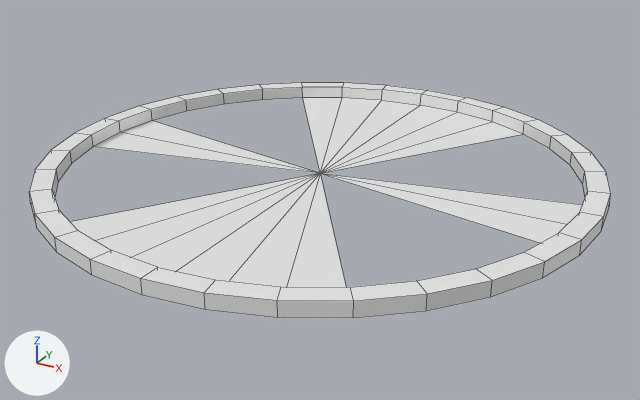
Before and after pictures for a commit that changed the OBJ model UnityProj/Assets/Env/taizi.obj.
Rendered twice from a 50 mm camera at (1435.0, -2609.0, 1200.0) aimed at (23.0, -42.0, -84.0). Lighting does not change. The marker at lower left points along +X, +Y and +Z. Mesh edges are drawn as thin lines. Where no turn or scale is listed for an object, it has been applied to the vertices. Vertices at the same position are counted once.

The older version as bpy lines, for what is in view:
```python
me_圆环 = bpy.data.meshes.new('圆环')
me_圆环.from_pydata(...)  # 133 vertices, 112 faces; spans x -1000.0..1000.0, y -1000.0..1000.0, z 0.0..50.0
ob_圆环 = bpy.data.objects.new('圆环', me_圆环)
ob_圆环.location = (0.0, 0.0, 0.0)
```
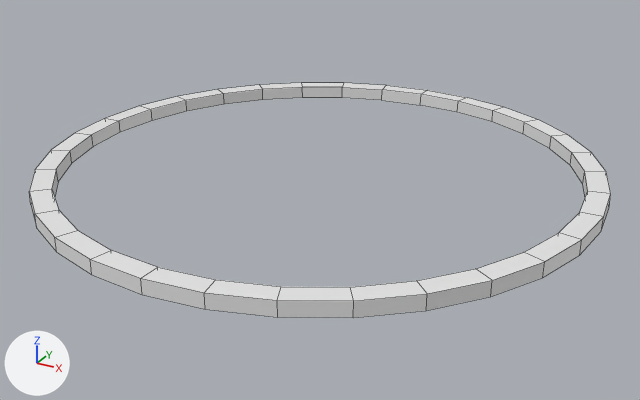
What differs and where, as boxes (x1, y1, x2, y2) in the pictures (640 x 400 px):
part 1 of me_圆环, deleted
    before: (71, 98, 582, 287)

The change, as a list of edits to the scene's bpy script:
```text
Change me_圆环:
    used by ob_圆环; location = (0.0, 0.0, 0.0)
    remove me_圆环.from_pydata(...)  # 133 vertices, 112 faces; spans x -1000.0..1000.0, y -1000.0..1000.0, z 0.0..50.0
    add me_圆环.from_pydata(...)  # 128 vertices, 96 faces; spans x -1000.0..1000.0, y -1000.0..1000.0, z 0.0..50.0
    me_圆环 part 1
    5 vertices are removed from x 0.0, y 0.0, z 0.0
    16 faces are deleted
```
